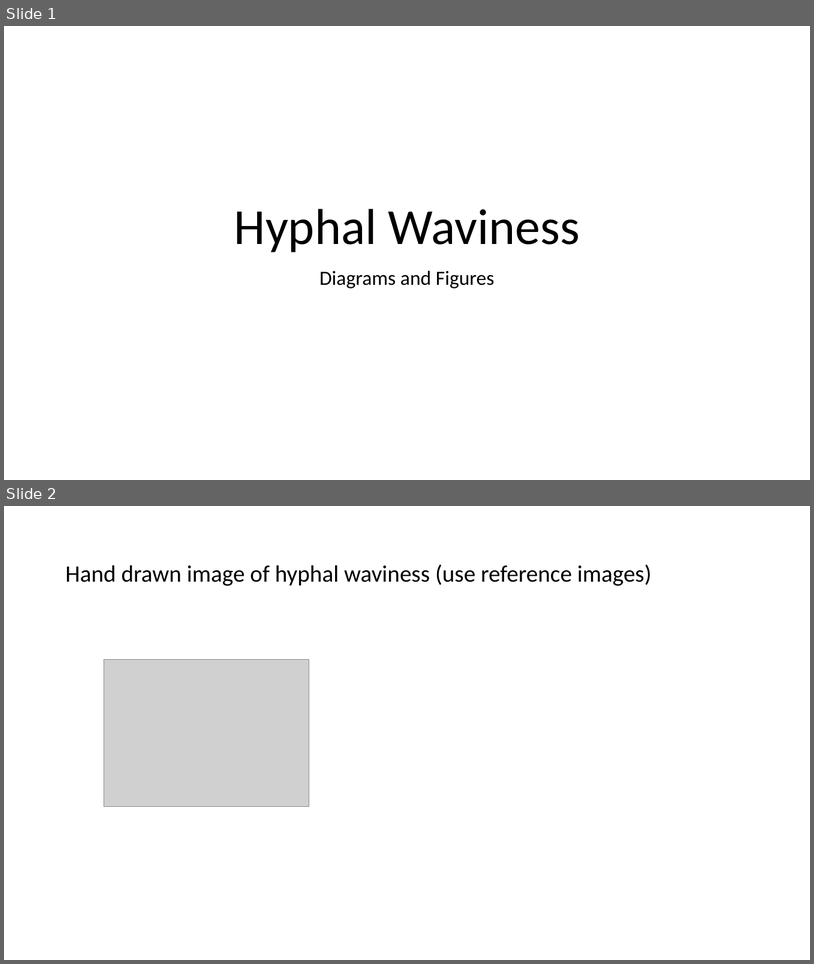
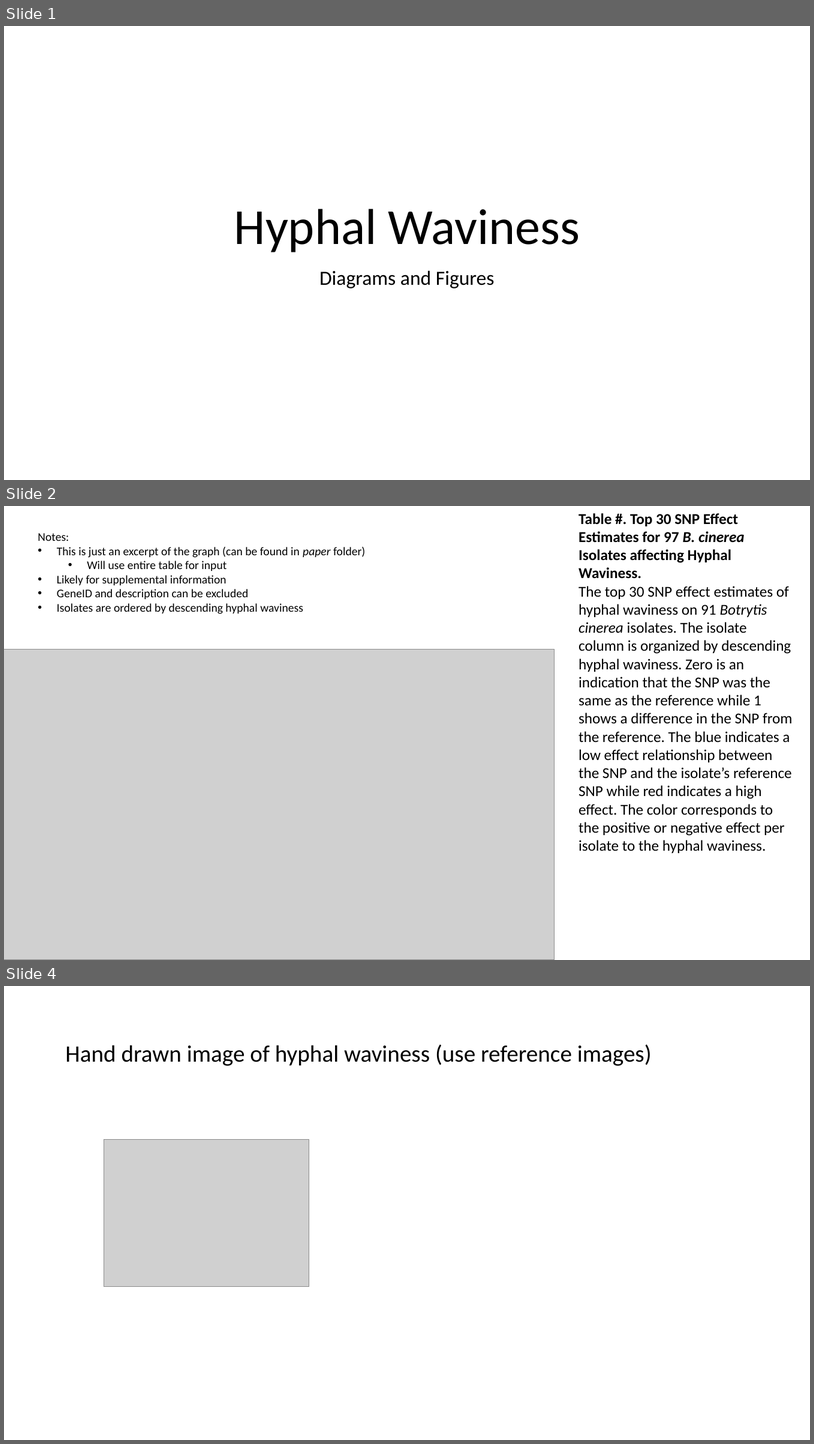
Before and after one commit to JosueVega/Hwaviness, a slide deck: paper/HWavinessGraphs_Figs_Capt.pptx. Shown one above the other, each under a label of ours: slides 1 and 2 before the commit, slides 1, 2 and 4 after it; the slides between them are not shown. The pictures are 814x964 and 814x1444 pixels, drawn with LibreOffice and Linux fonts; fonts in the diff are those of the drawing; grey boxes stand for pictures. Boxes give left, top, right and bottom in pixels: in the first picture for what was removed or moved away, otherwise in the second. Text is boxed around its words. In the diff, an @@ line names an element or a change of style, - is before the commit and + after.

Commit message:
Added the information I was working on and the made them available on Git. Graphs and Figures Ppt updated with current drafts of the figure captions.

```diff
--- a/paper/HWavinessGraphs_Figs_Capt.pptx
+++ b/paper/HWavinessGraphs_Figs_Capt.pptx
@@ slide 2 added at bbox=[4, 506, 810, 960], background #FFFFFF @@
@@ text added at bbox=[579, 513, 792, 853], 18 pt, text #000000 @@
+Table #. Top 30 SNP Effect Estimates for 97 B. cinerea Isolates affecting Hyphal Waviness.
+The top 30 SNP effect estimates of hyphal waviness on 91 Botrytis cinerea isolates. The isolate column is organized by descending hyphal waviness. Zero is an indication that the SNP was the same as the reference while 1 shows a difference in the SNP from the reference. The blue indicates a low effect relationship between the SNP and the isolate’s reference SNP while red indicates a high effect. The color corresponds to the positive or negative effect per isolate to the hyphal waviness.
@@ text added at bbox=[38, 533, 365, 614], 14 pt, text #000000 @@
+Notes:
+• This is just an excerpt of the graph (can be found in paper folder)
+  • Will use entire table for input
+• Likely for supplemental information
+• GeneID and description can be excluded
+• Isolates are ordered by descending hyphal waviness
@@ picture added at bbox=[4, 649, 555, 960] @@
@@ what was slide 2 is now slide 4 @@
```
Also in this commit, not shown: 1 other slide added, 7 other files.
